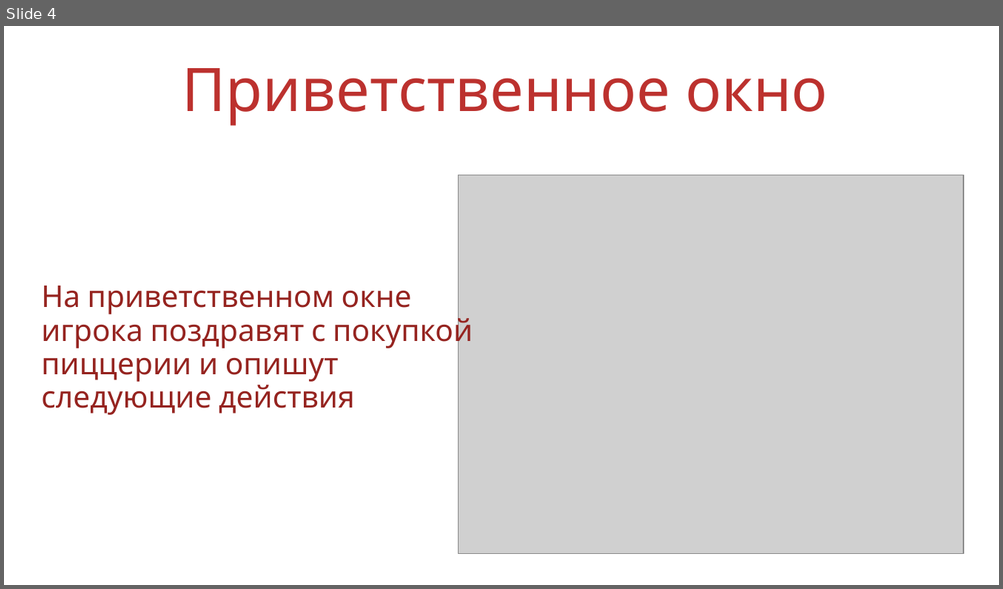
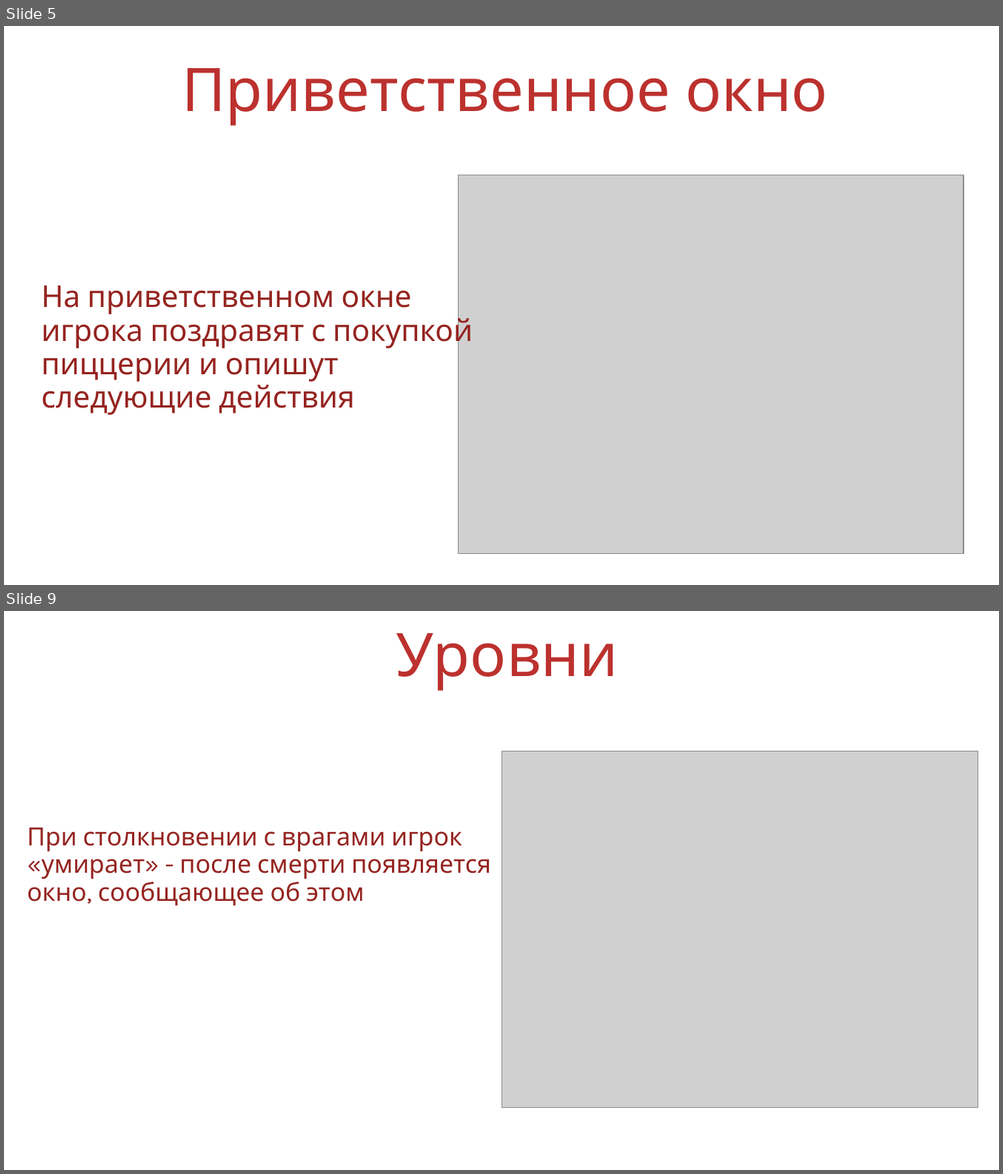
Before and after one commit to KsenyaShestakova/pygame_project, a slide deck: Защита/презентация пицца.ppt. Shown one above the other, each under a label of ours: slide 4 before the commit, slides 5 and 9 after it; the slides between them are not shown. The pictures are 1003x589 and 1003x1174 pixels, drawn with LibreOffice and Linux fonts; fonts in the diff are those of the drawing; grey boxes stand for pictures; background and template pictures are left out. Boxes give left, top, right and bottom in pixels: in the first picture for what was removed or moved away, otherwise in the second. Text is boxed around its words. In the diff, an @@ line names an element or a change of style, - is before the commit and + after.

```diff
--- a/Защита/презентация пицца.ppt
+++ b/Защита/презентация пицца.ppt
@@ slide 9 added at bbox=[4, 611, 999, 1170], background picture (left out) @@
@@ text added at bbox=[395, 633, 618, 691], 48 pt, text #BC312E @@
+Уровни
@@ picture added at bbox=[501, 752, 977, 1108] @@
@@ text added at bbox=[27, 827, 491, 906], 20 pt, text #95231F @@
+При столкновении с врагами игрок
+«умирает» - после смерти появляется
+окно, сообщающее об этом
@@ what was slide 4 is now slide 5 @@
```
Also in this commit, not shown: 3 slides changed, 9 other slides added, 6 other files.
